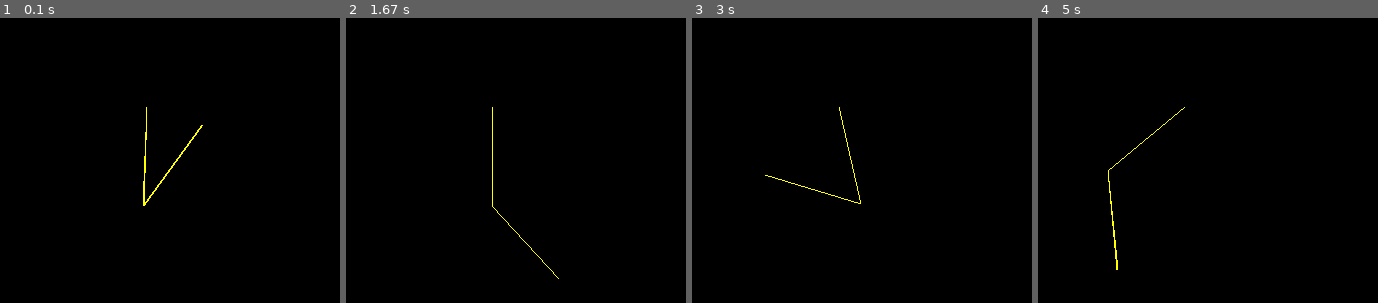
Above: before the commit, frames 1-4 (left to right).
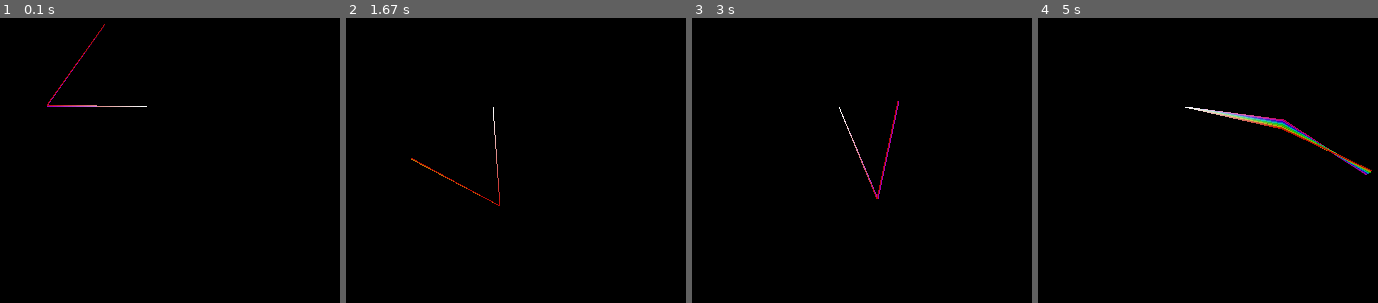
Above: after the commit, the same moments.

Repository: davidpendergast/pygame-utils
Game: pygame game, started from main.py
Two runs of this game, one before a commit and one after it. Both use one fixed random seed, a clock stepped at 60 frames per second and the inputs below.
Inputs:
- Up to frame 1 (0.1 s): no input
- Up to frame 2 (1.67 s): no input
- Up to frame 3 (3 s): no input
- Up to frame 4 (5 s): no input

The runs differ from the first frame. In frame 1, 0.6% of the frame differs, in the area x 13-60%, y 2-66%; in frame 2, 0.4%; in frame 3, 0.5%; in frame 4, 1.4%, in the area x 20-99%, y 31-89%.

Commit message:
added commandline options

Diff:
--- a/main.py
+++ b/main.py
@@ -1,19 +1,25 @@
 import numpy
+import random
+import math
+import argparse
+
+import os
+os.environ['PYGAME_HIDE_SUPPORT_PROMPT'] = "hide"
 import pygame
 import pygame.gfxdraw
-import random
-
-USE_GL = True
+
+# Double Pendulum with Pygame + pyOpenGL
+# by Ghast ~ https://github.com/davidpendergast
+
+USE_GL = True  # if False, will use pure pygame
 
 if USE_GL:
     import OpenGL as OpenGL
     import OpenGL.GL as GL
     import OpenGL.GLU as GLU
 
-pygame.init()
-
-# Params
-N = 10              # Number of pendulums
+# Params (can be set via the command line)
+N = 100000          # Number of pendulums
 L = 20              # Length of pendulum arms
 M = 5               # Mass of pendulum arms
 G = 2 * 9.8         # Gravity
@@ -22,9 +28,14 @@
 
 ML2 = M * L * L
 
+# OpenGL-Only Params
+COLOR_CHANNELS = 4  # must be 3 or 4
+RAINBOW = True
+OPACITY = 0.01
+
 
 def get_initial_conds():
-    theta1 = random.random() * 6.283
+    theta1 = 3.1415 * (random.random() + 0.5)
     theta2 = random.random() * 6.283
     spread = (6.283 / 360) / 4
     return theta1, theta2, spread
@@ -64,8 +75,23 @@
         self.y2 = numpy.zeros(N, dtype=numpy.int16)
 
         if USE_GL:
-            self.vertex_data = numpy.zeros(N * 8, dtype=float)
-            self.index_data = numpy.arange(0, N * 8, dtype=numpy.int16)
+            self.vertex_data = numpy.zeros((N * 2 + 1) * 2, dtype=float)
+
+            self.color_data = numpy.ones((N * 2 + 1) * COLOR_CHANNELS, dtype=float)
+            if RAINBOW:
+                for i in range(0, N * 2):
+                    c = self.colors[i // 2]
+                    self.color_data[i * COLOR_CHANNELS + 0] = c[0] / 256
+                    self.color_data[i * COLOR_CHANNELS + 1] = c[1] / 256
+                    self.color_data[i * COLOR_CHANNELS + 2] = c[2] / 256
+            if COLOR_CHANNELS > 3:
+                self.color_data[3::COLOR_CHANNELS] = OPACITY
+
+            self.index_data = numpy.arange(0, N * 4, dtype=int)
+            self.index_data[0::4] = N * 2  # center point is stored as the Nth vertex
+            self.index_data[1::4] = numpy.arange(0, N * 2, 2, dtype=int)
+            self.index_data[2::4] = numpy.arange(0, N * 2, 2, dtype=int)
+            self.index_data[3::4] = numpy.arange(1, N * 2, 2, dtype=int)
 
     def euler_update(self, dt):
         numpy.subtract(self.theta1, self.theta2, out=self.sub)
@@ -152,31 +178,25 @@
         numpy.add(self.y1, self.temp4, out=self.y2, casting='unsafe')
 
         if USE_GL:
-            self.vertex_data[0::8] = x0  # TODO use indices instead
-            self.vertex_data[1::8] = y0
-            self.vertex_data[2::8] = self.x1
-            self.vertex_data[3::8] = self.y1
-
-            self.vertex_data[4::8] = self.x1
-            self.vertex_data[5::8] = self.y1
-            self.vertex_data[6::8] = self.x2
-            self.vertex_data[7::8] = self.y2
-
-            self.index_data = numpy.zeros(N * 8)
-            # numpy.random.shuffle(self.index_data)
+            self.vertex_data[0:N*4:4] = self.x1
+            self.vertex_data[1:N*4:4] = self.y1
+            self.vertex_data[2:N*4:4] = self.x2
+            self.vertex_data[3:N*4:4] = self.y2
+            self.vertex_data[N*4] = x0
+            self.vertex_data[N*4 + 1] = y0
 
             GL.glClear(GL.GL_COLOR_BUFFER_BIT)
             GL.glColor(1, 1, 0)
 
-            GL.glEnableClientState(GL.GL_INDEX_ARRAY)
             GL.glEnableClientState(GL.GL_VERTEX_ARRAY)
-
-            GL.glIndexPointer(GL.GL_INT, 0, self.index_data)
+            GL.glEnableClientState(GL.GL_COLOR_ARRAY)
+
             GL.glVertexPointer(2, GL.GL_FLOAT, 0, self.vertex_data)
-            GL.glDrawArrays(GL.GL_LINES, 0, len(self.index_data) // 2);
-
-            GL.glDisableClientState(GL.GL_INDEX_ARRAY)
+            GL.glColorPointer(COLOR_CHANNELS, GL.GL_FLOAT, 0, self.color_data)
+            GL.glDrawElements(GL.GL_LINES, len(self.index_data), GL.GL_UNSIGNED_INT, self.index_data);
+
             GL.glDisableClientState(GL.GL_VERTEX_ARRAY)
+            GL.glDisableClientState(GL.GL_COLOR_ARRAY)
 
         else:
             screen.fill((0, 0, 0))
@@ -213,23 +233,27 @@
             self.pr.enable()
 
 
-def initialize_display():
+def initialize_display(size):
+    pygame.init()
+
     if USE_GL:
-        display = (800, 600)
+        display = size
         flags = pygame.DOUBLEBUF | pygame.OPENGL
         screen = pygame.display.set_mode(display, flags)
         GL.glClearColor(0, 0, 0, 1)
         GL.glViewport(0, 0, display[0], display[1])
         GL.glOrtho(0.0, display[0], display[1], 0.0, 0.0, 1.0);
-        # GLU.gluOrtho2D(-display[0] // 2, display[0] // 2, -display[1] // 2, display[1] // 2)
+        if COLOR_CHANNELS > 3:
+            GL.glEnable(GL.GL_BLEND)
+            GL.glBlendFunc(GL.GL_SRC_ALPHA, GL.GL_ONE_MINUS_SRC_ALPHA);
 
         return screen
     else:
-        return pygame.display.set_mode((800, 600), 0, 8)
-
-
-def start():
-    screen = initialize_display()
+        return pygame.display.set_mode(size, 0, 8)
+
+
+def start(size):
+    screen = initialize_display(size)
     clock = pygame.time.Clock()
 
     state = State()
@@ -291,4 +315,22 @@
 
 
 if __name__ == "__main__":
-    start()
+    parser = argparse.ArgumentParser(description='A double pendulum simulation made with pygame, PyOpenGL, and numpy.')
+    parser.add_argument('-n', type=int, metavar="int", default=1000, help=f'the number of pendulums (default {N})')
+    parser.add_argument('--opacity', type=float,  metavar="float", default=0.1, help=f'the opacity of the pendulums (default {OPACITY})')
+    parser.add_argument('--length', type=int,  metavar="int", default=L, help=f'the length of the pendulum arms (default {L})')
+    parser.add_argument('--mass', type=int, metavar="float", default=M, help=f'the mass of the pendulum arms (default {M})')
+    parser.add_argument('--fps', type=int, metavar="int", default=FPS, help=f'the target FPS for the simulation (default {FPS})')
+    parser.add_argument('--zoom', type=int, metavar="int", default=ZOOM, help=f'the target FPS for the simulation (default {ZOOM})')
+    parser.add_argument('--size', type=int, metavar="int", default=[800, 600], nargs=2, help='the window size for the simulation (default 600 800)')
+
+    args = parser.parse_args()
+
+    N = args.n
+    OPACITY = args.opacity
+    L = args.length
+    M = args.mass
+    FPS = args.fps
+    ZOOM = args.zoom
+
+    start(args.size)
--- a/profiling.py
+++ /dev/null
@@ -1,36 +0,0 @@
-import cProfile
-import pstats
-
-_instance = None
-
-
-def get_instance():
-    global _instance
-    if _instance is None:
-        _instance = Profiler()
-
-    return _instance
-
-
-class Profiler:
-
-    def __init__(self):
-        self.is_running = False
-        self.pr = cProfile.Profile(builtins=False)
-
-    def toggle(self):
-        self.is_running = not self.is_running
-
-        if not self.is_running:
-            self.pr.disable()
-
-            sortby = 'cumulative'
-            ps = pstats.Stats(self.pr)
-            ps.strip_dirs()
-            ps.sort_stats(sortby)
-            ps.print_stats(35)
-
-        else:
-            print("INFO\tstarted profiling...")
-            self.pr.clear()
-            self.pr.enable()
Not shown, added: requirements.txt
Not shown, added: .gitignore
